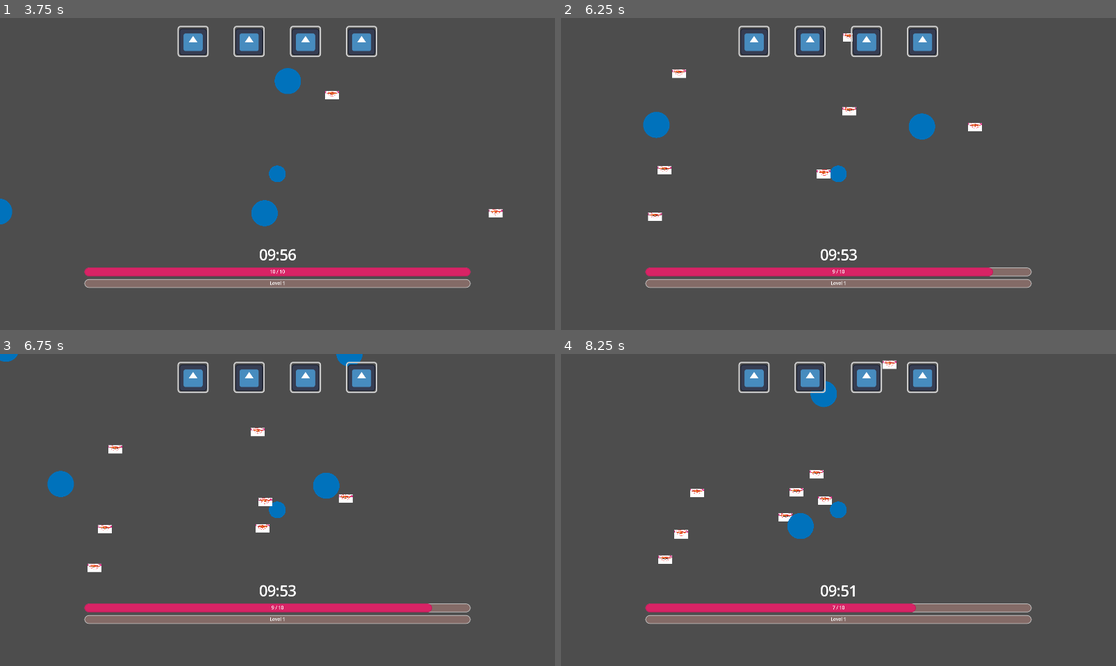
Above: before the commit, frames 1-4 (two rows, left to right).
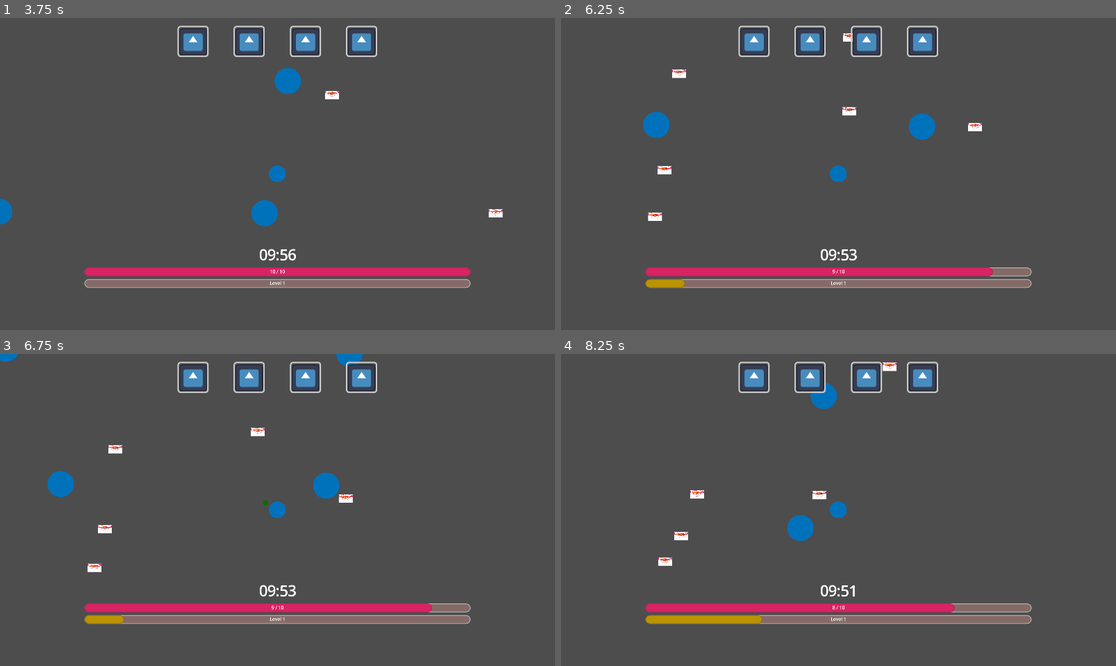
Above: after the commit, the same moments.

Repository: anxapa/mushroom-survive-her
Game: Godot game, scene res://Scenes/main_scene.tscn
Two runs of this game, one before a commit and one after it. Both use one fixed random seed, a clock stepped at 60 frames per second and the inputs below. The engine's default icon, where the game draws it, is replaced by a stand-in: a white triangle on a blue panel in a dark square.
Inputs:
- Up to frame 1 (3.75 s): tap Enter at 0.5 s; hold Right (ui_right) 0.53-1.28 s; hold Down (ui_down) 1.28-2.03 s; hold Right (ui_right) 2.03-2.78 s; hold Up (ui_up) 2.78-3.53 s; hold Left (ui_left) from 3.53 s (still down)
- Up to frame 2 (6.25 s): release Left (ui_left) at 5.03 s; hold Down (ui_down) 5.03-5.78 s; hold Right (ui_right) from 5.78 s (still down)
- Up to frame 3 (6.75 s): release Right (ui_right) at 6.53 s; hold Up (ui_up) from 6.53 s (still down)
- Up to frame 4 (8.25 s): release Up (ui_up) at 7.28 s; hold Right (ui_right) 7.28-8.03 s; hold Down (ui_down) from 8.03 s (still down)

Frame 1 is identical in both runs. In frame 2, 0.3% of the frame differs, in the area x 15-49%, y 48-87%; in frame 3, 0.3%; in frame 4, 1.5%, in the area x 15-71%, y 2-87%.

Commit message:
Started on ability level up screen

Diff:
--- a/Scenes/Abilities/Spore Shot Ability.tscn
+++ b/Scenes/Abilities/Spore Shot Ability.tscn
@@ -7,6 +7,7 @@
 
 [node name="SporeShotAbility" type="Node2D"]
 script = ExtResource("1_rjmdd")
+damage = 6.0
 range = 300
 is_activable = true
 max_upgrade_level = 5
--- a/Scenes/main_scene.tscn
+++ b/Scenes/main_scene.tscn
@@ -7,6 +7,7 @@
 [ext_resource type="Texture2D" uid="uid://bcjqe8u5lu1ft" path="res://icon.svg" id="4_6ev3c"]
 [ext_resource type="Texture2D" uid="uid://bc4t63efyr7m4" path="res://Sprites/blue circle.png" id="4_x6ack"]
 [ext_resource type="Script" uid="uid://qk6e6cjx0o0o" path="res://Scripts/timer_manager.gd" id="5_huasi"]
+[ext_resource type="Script" uid="uid://bwejjxt784dg3" path="res://Scripts/Abilities/level_up_panel.gd" id="5_mai8y"]
 [ext_resource type="Script" uid="uid://p4yplfr2qpqn" path="res://Scripts/Pickups/pickup_manager.gd" id="6_maf8m"]
 [ext_resource type="Script" path="res://Scripts/enemy_manager_(debug).gd" id="8_huasi"]
 
@@ -112,6 +113,9 @@
 [node name="Player" parent="." instance=ExtResource("2_jv6wh")]
 position = Vector2(960, 540)
 
+[node name="Ability Manager" parent="Player" index="2" node_paths=PackedStringArray("level_up_panel")]
+level_up_panel = NodePath("../../Camera2D/Control/Panel")
+
 [node name="Camera2D" type="Camera2D" parent="."]
 position = Vector2(960, 540)
 script = ExtResource("1_6l7je")
@@ -234,7 +238,7 @@
 texture = ExtResource("4_6ev3c")
 centered = false
 
-[node name="Panel" type="Panel" parent="Camera2D/Control"]
+[node name="Panel" type="Panel" parent="Camera2D/Control" node_paths=PackedStringArray("ability_manager")]
 visible = false
 layout_mode = 1
 anchors_preset = -1
@@ -249,6 +253,8 @@
 grow_horizontal = 2
 grow_vertical = 2
 theme_override_styles/panel = SubResource("StyleBoxFlat_huasi")
+script = ExtResource("5_mai8y")
+ability_manager = NodePath("../../../Player/Ability Manager")
 
 [node name="VBoxContainer" type="VBoxContainer" parent="Camera2D/Control/Panel"]
 layout_mode = 1
@@ -284,7 +290,7 @@
 grow_vertical = 2
 theme_override_constants/separation = 10
 
-[node name="PanelContainer" type="Button" parent="Camera2D/Control/Panel/VBoxContainer/VSeparator/AbilityContainer"]
+[node name="Ability Choice 1" type="Button" parent="Camera2D/Control/Panel/VBoxContainer/VSeparator/AbilityContainer"]
 custom_minimum_size = Vector2(150, 150)
 layout_mode = 2
 size_flags_horizontal = 6
@@ -301,13 +307,13 @@
 theme_override_styles/normal_mirrored = SubResource("StyleBoxFlat_m1efj")
 theme_override_styles/normal = SubResource("StyleBoxFlat_m1efj")
 
-[node name="Sprite2D" type="Sprite2D" parent="Camera2D/Control/Panel/VBoxContainer/VSeparator/AbilityContainer/PanelContainer"]
+[node name="Sprite2D" type="Sprite2D" parent="Camera2D/Control/Panel/VBoxContainer/VSeparator/AbilityContainer/Ability Choice 1"]
 position = Vector2(28, 28)
 scale = Vector2(0.75, 0.726562)
 texture = ExtResource("4_6ev3c")
 centered = false
 
-[node name="PanelContainer2" type="Button" parent="Camera2D/Control/Panel/VBoxContainer/VSeparator/AbilityContainer"]
+[node name="Ability Choice 2" type="Button" parent="Camera2D/Control/Panel/VBoxContainer/VSeparator/AbilityContainer"]
 custom_minimum_size = Vector2(150, 150)
 layout_mode = 2
 size_flags_horizontal = 6
@@ -324,13 +330,13 @@
 theme_override_styles/normal_mirrored = SubResource("StyleBoxFlat_m1efj")
 theme_override_styles/normal = SubResource("StyleBoxFlat_m1efj")
 
-[node name="Sprite2D" type="Sprite2D" parent="Camera2D/Control/Panel/VBoxContainer/VSeparator/AbilityContainer/PanelContainer2"]
+[node name="Sprite2D" type="Sprite2D" parent="Camera2D/Control/Panel/VBoxContainer/VSeparator/AbilityContainer/Ability Choice 2"]
 position = Vector2(28, 28)
 scale = Vector2(0.75, 0.726562)
 texture = ExtResource("4_6ev3c")
 centered = false
 
-[node name="PanelContainer3" type="Button" parent="Camera2D/Control/Panel/VBoxContainer/VSeparator/AbilityContainer"]
+[node name="Ability Choice 3" type="Button" parent="Camera2D/Control/Panel/VBoxContainer/VSeparator/AbilityContainer"]
 custom_minimum_size = Vector2(150, 150)
 layout_mode = 2
 size_flags_horizontal = 6
@@ -347,7 +353,7 @@
 theme_override_styles/normal_mirrored = SubResource("StyleBoxFlat_m1efj")
 theme_override_styles/normal = SubResource("StyleBoxFlat_m1efj")
 
-[node name="Sprite2D" type="Sprite2D" parent="Camera2D/Control/Panel/VBoxContainer/VSeparator/AbilityContainer/PanelContainer3"]
+[node name="Sprite2D" type="Sprite2D" parent="Camera2D/Control/Panel/VBoxContainer/VSeparator/AbilityContainer/Ability Choice 3"]
 position = Vector2(28, 28)
 scale = Vector2(0.75, 0.726562)
 texture = ExtResource("4_6ev3c")
@@ -399,3 +405,5 @@
 
 [node name="Enemy Manager (DEBUG)" type="Node2D" parent="."]
 script = ExtResource("8_huasi")
+
+[editable path="Player"]
--- a/Scripts/Abilities/ability_manager.gd
+++ b/Scripts/Abilities/ability_manager.gd
@@ -1,25 +1,47 @@
 extends Node2D
+class_name AbilityManager
 
-enum {Spore_Shot, Mushroom_Cloud, Stun_Spore, Boom_Shroom}
-var abilities := {
-	Spore_Shot: preload("res://Scenes/Abilities/Spore Shot Ability.tscn").instantiate(),
-	Mushroom_Cloud: preload("res://Scenes/Abilities/Mushroom Cloud Ability.tscn").instantiate(),
-	Stun_Spore: preload("res://Scenes/Abilities/Stun Spore Ability.tscn").instantiate(),
-	Boom_Shroom: preload("res://Scenes/Abilities/Boom Shroom Ability.tscn").instantiate()
+enum {SPORE_SHOT, MUSHROOM_CLOUD, STUN_SPORE, BOOM_SHROOM}
+var abilities : Dictionary[int, Ability] = {
+	SPORE_SHOT: preload("res://Scenes/Abilities/Spore Shot Ability.tscn").instantiate(),
+	MUSHROOM_CLOUD: preload("res://Scenes/Abilities/Mushroom Cloud Ability.tscn").instantiate(),
+	STUN_SPORE: preload("res://Scenes/Abilities/Stun Spore Ability.tscn").instantiate(),
+	BOOM_SHROOM: preload("res://Scenes/Abilities/Boom Shroom Ability.tscn").instantiate(),
 }
+
+var ability_sprites := {
+	SPORE_SHOT: null,
+	MUSHROOM_CLOUD: null,
+	STUN_SPORE: null,
+	BOOM_SHROOM: null,
+}
+
+var ability_levels := {
+	SPORE_SHOT: 0,
+	MUSHROOM_CLOUD: 0,
+	STUN_SPORE: 0,
+	BOOM_SHROOM: 0,
+}
+
+var current_abilities : Array[int]
+
+@export var level_up_panel : Panel
+
+func _ready() -> void:
+	add_ability(SPORE_SHOT)
 
 ## Adds ability to the player.
 ## If the ability already exists then upgrade it.
-func _ready() -> void:
-	#add_ability(abilities[Spore_Shot])
-	#add_ability(abilities[Mushroom_Cloud])
-	#add_ability(abilities[Stun_Spore])
-	add_ability(abilities[Boom_Shroom])
-
-func add_ability(ability: Ability):
-	add_child(ability)
-	ability.global_position = global_position
+func add_ability(ability: int):
+	if current_abilities.has(ability):
+		upgrade_ability(ability)
+	else:
+		ability_levels[ability] = 1
+		current_abilities.push_back(ability)
+		add_child(abilities[ability])
 
 ## Upgrades the ability.
-func upgrade_ability(ability: Ability):
-	pass
+func upgrade_ability(ability: int):
+	ability_levels[ability] += 1
+	var ability_node = get_child(current_abilities.bsearch(ability)) as Ability
+	ability_node.upgrade()
--- /dev/null
+++ b/Scripts/Abilities/level_up_panel.gd
@@ -0,0 +1,66 @@
+extends Panel
+class_name LevelUpPanel
+
+@export var ability_manager : AbilityManager
+var available_abilities : Array
+
+@onready var buttons : Array[Button] = [
+	$"VBoxContainer/VSeparator/AbilityContainer/Ability Choice 1",
+	$"VBoxContainer/VSeparator/AbilityContainer/Ability Choice 2",
+	$"VBoxContainer/VSeparator/AbilityContainer/Ability Choice 3",
+]
+
+var button_choices : Array[int]
+
+func _ready() -> void:
+	SignalBus.player_levelup.connect(_on_player_levelup)
+	buttons[0].button_down.connect(_choice_button_1_down)
+
+	for button in buttons:
+		button.disabled = false
+
+func get_available_abilities() -> void:
+	available_abilities.clear()
+	for ability in ability_manager.ability_levels:
+		if ability_manager.ability_levels[ability] < 5:
+			available_abilities.append(ability)
+
+func assign_button_choices() -> void:
+	button_choices.clear()
+	while available_abilities and button_choices.size() < 3:
+		var random = randi_range(0, available_abilities.size() - 1)
+		button_choices.push_back(available_abilities.pop_at(random))
+
+	while button_choices.size() < 3:
+		button_choices.push_back(-1)
+
+func _on_player_levelup() -> void:
+	visible = true
+	get_available_abilities()
+	assign_button_choices()
+	# make the buttons return to the ability manager
+	# hide again
+
+func _choice_button_1_down() -> void:
+	if button_choices[0] == -1:
+		buttons[0].disabled = true
+	else:
+		var ability := button_choices[0]
+		ability_manager.add_ability(ability)
+		visible = false
+
+func _choice_button_2_down() -> void:
+	if button_choices[1] == -1:
+		buttons[1].disabled = true
+	else:
+		var ability := button_choices[1]
+		ability_manager.add_ability(ability)
+		visible = false
+
+func _choice_button_3_down() -> void:
+	if button_choices[2] == -1:
+		buttons[2].disabled = true
+	else:
+		var ability := button_choices[2]
+		ability_manager.add_ability(ability)
+		visible = false
--- a/Scripts/player.gd
+++ b/Scripts/player.gd
@@ -65,6 +65,7 @@
 	nutrient_points = fmod(nutrient_points, nutrient_till_next_level)
 	nutrient_till_next_level *= 1.1
 	level += 1
+	SignalBus.player_levelup.emit()
 
 	if(nutrient_points > nutrient_till_next_level):
 		level_up()
--- a/signal_bus.gd
+++ b/signal_bus.gd
@@ -2,3 +2,4 @@
 signal player_death
 signal enemy_death(points: float, location: Vector2)
 signal mystealium_pickup
+signal player_levelup
Not shown: 1 places in Scenes/main_scene.tscn that only renumber resources
Not shown, added: Scripts/Abilities/level_up_panel.gd.uid
